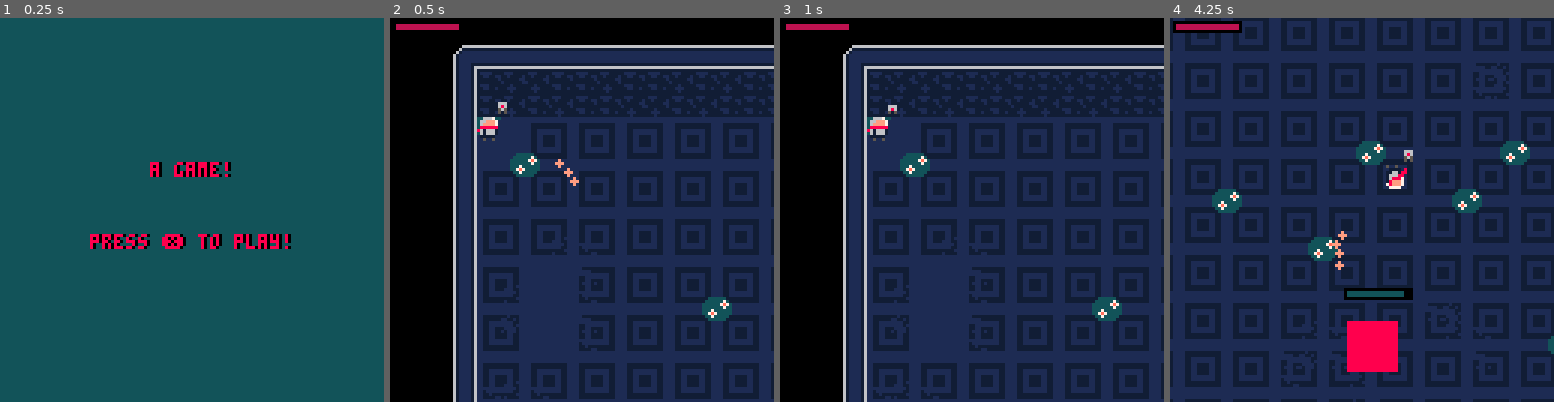
Above: before the commit, frames 1-4 (left to right).
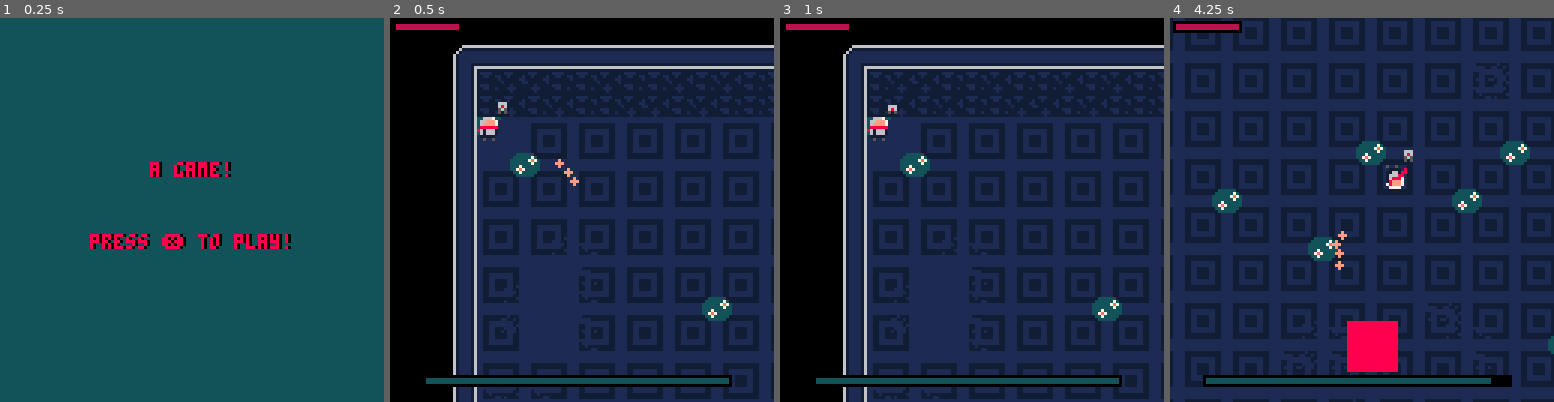
Above: after the commit, the same moments.

Repository: Nirsu/Abyssal-Quest
Game: PICO-8 cartridge abyssal_quest.p8
Same seed, same stepped clock (60 frames per second), same inputs: the game is played once before the commit and once after it.
Inputs:
- Up to frame 1 (0.25 s): no input
- Up to frame 2 (0.5 s): tap X (X key) at 0.33 s
- Up to frame 3 (1 s): tap O (Z key) at 0.7 s
- Up to frame 4 (4.25 s): tap X (X key) at 1.07, 1.85, 2.97, 4.08 s; hold Right 1.6-2.1 s; tap O (Z key) every 0.4 s from 1.7 to 4.1 s; hold Up 2.15-2.42 s; hold Right 2.47-3.03 s; hold Left 3.08-3.58 s; hold Down 3.63-3.97 s; hold Right from 4.02 s (still down)

Frame 1 is identical in both runs. In frame 2, 2.4% of the frame differs, in the area x 9-90%, y 92-97%; in frame 3, 2.4%; in frame 4, 3.1%, in the area x 8-90%, y 70-97%.

Commit message:
[FEAT]: add draw_hud function to draw player's HP + boss HP

Diff:
--- a/abyssal_quest.p8
+++ b/abyssal_quest.p8
@@ -102,6 +102,18 @@
   draw_p()
   draw_pod()
   draw_phantom()
+  draw_hud()
+end
+
+function draw_hud()
+  local cam_x, cam_y = camera()
+  -- Draw player's HP bar
+  draw_hp_bar(2, 2, p.hp, p.max_hp, 20, 0, 6)
+
+  -- Draw boss's HP bar
+  draw_hp_bar(12, 120, boss.hp, boss.max_hp, 100, 0, 12)
+
+  camera(cam_x, cam_y)
 end
 
 -->8
@@ -223,8 +235,6 @@
 end
 
 function draw_p()
-  draw_p_life()
-
   if (p_moving) then
     if (p_dodging) then
       spr(16+ceil((p.timer_dodge/3)), p.x, p.y, 1, 1, p.flip)
@@ -252,12 +262,6 @@
     p.timer_dodge=0
     p.can_roll = true
  end
-end
-
-function draw_p_life()
-  local cam_x, cam_y = camera()
-  draw_hp_bar(2, 2, p.hp, p.max_hp, 0, 6)
-  camera(cam_x, cam_y)
 end
 
 -->8
@@ -276,7 +280,6 @@
 end
 
 function draw_phantom()
-  draw_hp_bar(boss.x, boss.y - 10, boss.hp, boss.max_hp, 0, 12)
   rectfill(boss.x, boss.y, boss.x + boss.width, boss.y + boss.height, 7)
 end
 
@@ -326,8 +329,7 @@
   end
 end
 
-function draw_hp_bar(x, y, current_hp, max_hp, bg_col, fg_col)
-  local width = 20
+function draw_hp_bar(x, y, current_hp, max_hp, width, bg_col, fg_col)
   local height = 1
   -- Draw the background
   rectfill(x - 1, y - height, x + width + 1, y + (height * 2), bg_col)
